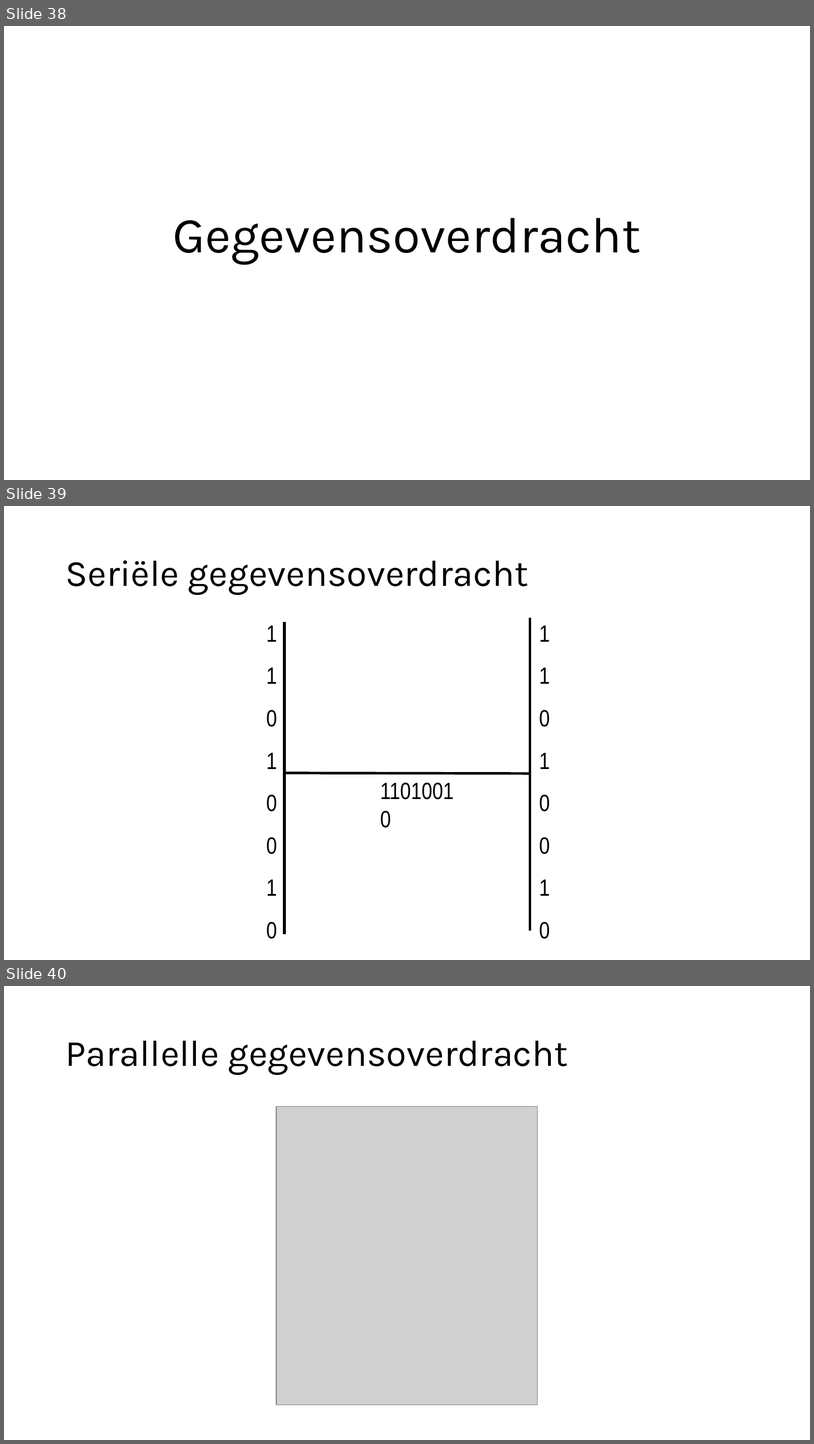
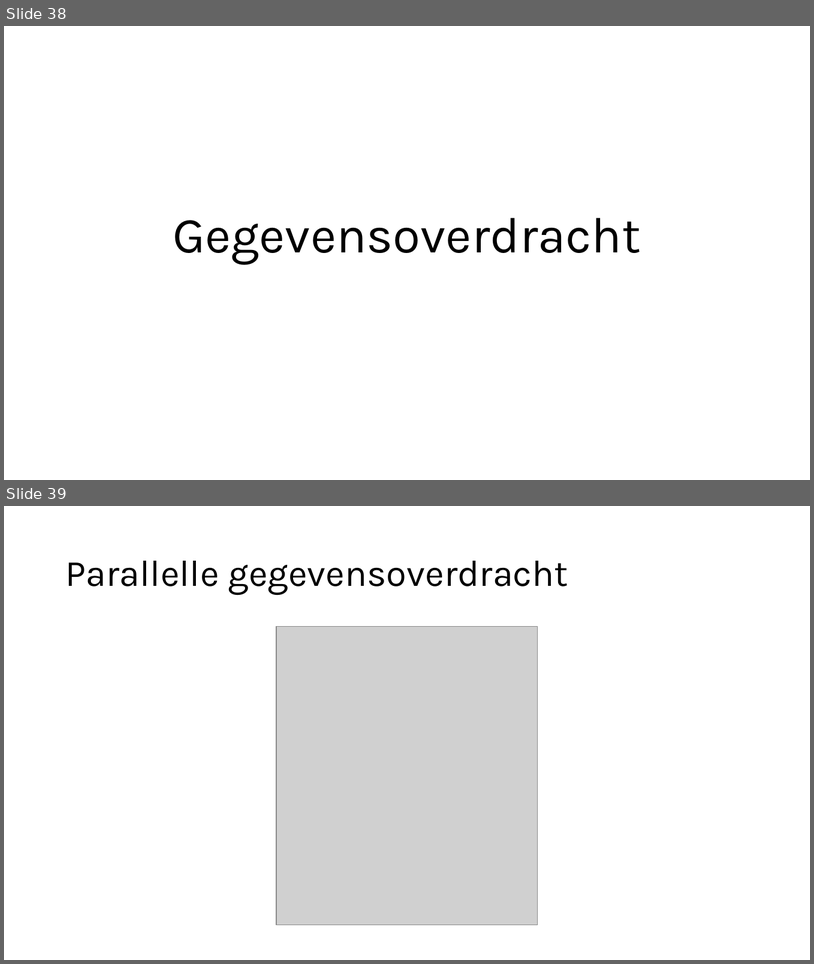
Before and after one commit to MrVercleyen/Informatica6ApDa, a slide deck: DataCom/H1_Inleiding/Inleiding.pptx. Shown one above the other, each under a label of ours: slides 38, 39 and 40 before the commit, slides 38 and 39 after it. The pictures are 814x1444 and 814x964 pixels, drawn with LibreOffice and Linux fonts; fonts in the diff are those of the drawing; grey boxes stand for pictures. Boxes give left, top, right and bottom in pixels: in the first picture for what was removed or moved away, otherwise in the second. Text is boxed around its words. In the diff, an @@ line names an element or a change of style, - is before the commit and + after.

```diff
--- a/DataCom/H1_Inleiding/Inleiding.pptx
+++ b/DataCom/H1_Inleiding/Inleiding.pptx
@@ slide 39 removed at (4,506,810,960), background #FFFFFF @@
@@ title removed at (65,560,529,595) @@
-Seriële gegevensoverdracht
@@ text removed at (266,625,550,939) @@
-1 1
-1 1
-0 0
-1 1
-0 0
-0 0
-1 1
-0 0
@@ line removed from (285, 622) to (285, 934) @@
@@ line removed from (530, 618) to (530, 930) @@
@@ line removed from (285, 773) to (530, 774) @@
@@ text removed at (375,773,465,807) @@
-11010010
@@ what was slide 40 is now slide 39 @@
```
Also in this commit, not shown: 2 other files.
